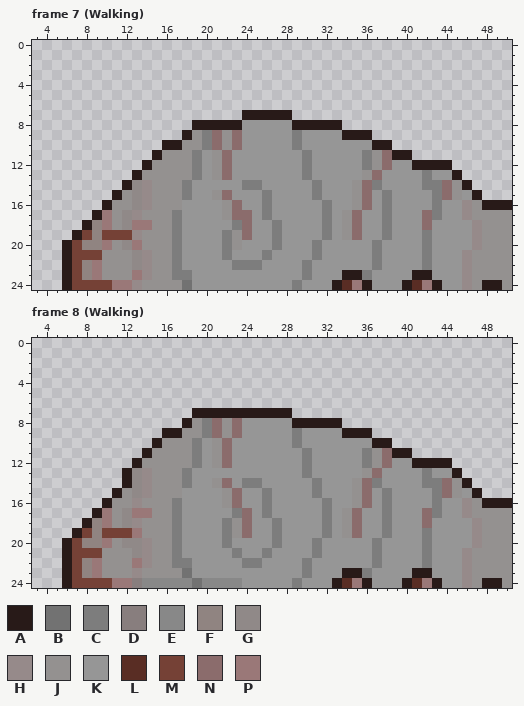
File history of a pixel-art file, Assets/Sprites/Enemies/Blusim Area/Queen Blusim/Queen Blusim.aseprite. Above, as it was before the edit.
80x32 pixels, 19 frames. Colours within 5 levels of each other are drawn and written as one. Shown: frame 7 (Walking): x 3..50, y 0..24; frame 8 (Walking): x 3..50, y 0..24. The commit also changed other frames or places, which this record leaves out.
Visible layers, top first: "Front Legs", "Body", "Rear Legs".
Palette (. is transparent): A #281a18  B #727272  C #7d7d7d  D #887e7e  E #888888  F #908481  G #908988  H #968a8a  J #949190  K #969696  L #592d24  M #754136  N #8b6c6c  P #9a7878
Pixels before, frame 7 (Walking), first column x 6:
 7 ..................AAAAA......................
 8 .............AAAAAKKKKKAAAAA.................
 9 ............AJCNJNKKKKKCKKKKAAA..............
10 ..........AAJJCNJNKKKKKCKKKKKKKAA............
11 .........AJJJCKJNKKKKKKKCKKKKKCJNAA..........
12 ........AJJJJCKJNKKKKKKKCKKKKKCJNKKAAAA......
13 .......AJJJJJCKJNKKKKKKKCKKKKKJNKKKKCKKA.....
14 ......AGHJJJCKKKKKCCKKKKKCKKKJNCKKKKCCNJA....
15 .....AJGHJJJCKKJNKKKCKKKKCKKKJNKCKKKKCNJKA...
16 ....AJJGHJJJKKKKJNKKCKKKKKCKKJNKCKKKKCKKHJAAA
17 ...APJGHJJJCKKKKJNNKCKKKKKCKJNKKCKKKNCKKHJJJJ
18 ..AFPJGPPJJCKKKKKCNKKCKKKKCKJNKKCKKKNKKKKHJJJ
19 .AMFMMMHJJJCKKKKCJNKKCKKKKCKJNKKCKKKCKKKKHJJJ
20 AMFFPJGPJJJCKKKKCJKKKCKKKCKKKKKCKKKKCKKKKHJJJ
21 AMMMJJJGHJJCKKKKCKKKCKKKKCKKKKKCKKKKCKKKHJJJJ
22 AMFPJJJGHJJCKKKKKCCCKKKKCKKKKKKCKKKKCKKKHJJJJ
23 AMFPJJJPHJJCCKKKKKKKKKKKCKKKAACKKKKAAKKKHJJJJ
24 AMMMMPPHJJJJBKKKKKKKKKKCKKKALPAKKKALPAKKHJAAJ
Pixels before, frame 8 (Walking), first column x 6:
 7 .............AAAAAAAAAA......................
 8 ............AJCNJNKKKKKAAAAA.................
 9 ..........AAJJCNJNKKKKKCKKKKAAA..............
10 .........AJJJCKJNKKKKKKCKKKKKKKAA............
11 ........AJJJJCKJNKKKKKKKCKKKKKCJNAA..........
12 .......AJJJJJCKJNKKKKKKKCKKKKKCJNKKAAAA......
13 ......AGHJJJCKKKKKKKKKKKCKKKKKJNKKKKCKKA.....
14 ......AGHJJJCKKJNKCCKKKKKCKKKJNCKKKKCCNJA....
15 .....AJGHJJJKKKKJNKKCKKKKCKKKJNKCKKKKCNJKA...
16 ....AJJHJJJCKKKKJNKKCKKKKKCKKJNKCKKKKCKKHJAAA
17 ...APJGPPJJCKKKKKCNKCKKKKKCKJNKKCKKKNCKKHJJJJ
18 ..AFPJGHJJJCKKKKCJNKKCKKKKCKJNKKCKKKNKKKKHJJJ
19 .AMFMMMPJJJCKKKKCJNKKCKKKKCKJNKKCKKKCKKKKHJJJ
20 AMFFPJGGHJJCKKKKCKKKKCKKKCKKKKKCKKKKCKKKKHJJJ
21 AMMMJJJGHJJCKKKKKCKKCKKKKCKKKKKCKKKKCKKKHJJJJ
22 AMFPJJJPHJJCCKKKKKCCKKKKCKKKKKKCKKKKCKKKHJJJJ
23 AMFPJJJHJJJJBKKKKKKKKKKKCKKKAACKKKKAAKKKHJJJJ
24 AMMMMPPDEEEEEBEEEEKKKKKCKKKALPAKKKALPAKKHJAAJ
After:
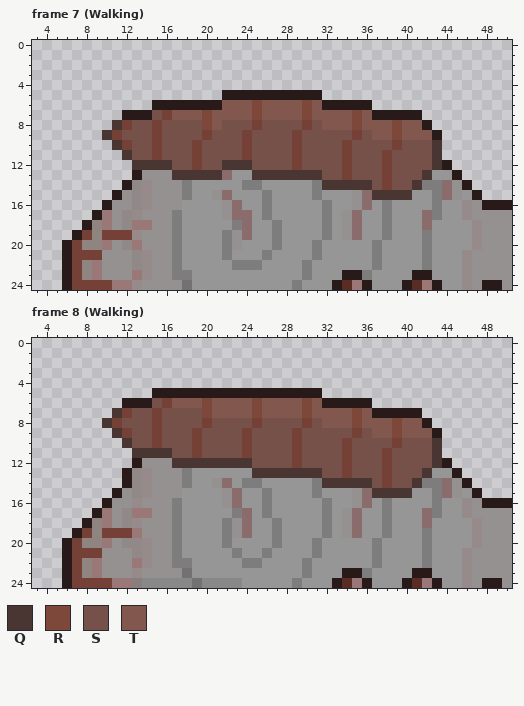
Colours new in this view: Q #493531  R #7d473a  S #75514a  T #82574d
Difference:
{"change": "layer \"Wings\" now shown"}
{"where": "frame 7 (Walking), layer \"Wings\""}
{"frame":7,"y":5,"x":22,"old":"..........","new":"AAAAAAAAAA"}
{"frame":7,"y":6,"x":15,"old":"......................","new":"AAAAAAATTTRTTTTRTAAAAA"}
{"frame":7,"y":7,"x":12,"old":"............AAAAA.............","new":"AAASMTTTRTTTTRTTTTRTTTTRTAAAAA"}
{"frame":7,"y":8,"x":11,"old":"........AAAAAKKKKKAAAAA.........","new":"QMSSMSSSSRTSSSMSSSSMSTTTRTTTRTTA"}
{"frame":7,"y":9,"x":10,"old":"........AJCNJNKKKKKCKKKKAAA.......","new":"QMSSSMSSSSMSSSMSSSSMSSSSSMSTTRTTTA"}
{"frame":7,"y":10,"x":11,"old":".....AAJJCNJNKKKKKCKKKKKKKAA.....","new":"QMSSMSSSMSSSSMSSSSMSSSSMSSSSMSSSQ"}
{"frame":7,"y":11,"x":12,"old":"...AJJJCKJNKKKKKKKCKKKKKCJNAA...","new":"QSSMSSSMSSSSMSSSSMSSSSMSSSMSSSSQ"}
{"frame":7,"y":12,"x":13,"old":".AJJJJCKJNKKKKKKKCKKKKKCJNKKAAA","new":"QQQQSSMSSQQQSSSSMSSSSMSSSMSSSSQ"}
{"frame":7,"y":13,"x":17,"old":"JJCKJ","new":"QQQQQ"}
{"frame":7,"y":13,"x":25,"old":"KKKKKCKKKKKJNKKKKC","new":"QQQQQQQSSMSSSMSSSQ"}
{"frame":7,"y":14,"x":32,"old":"KKKJNCKKKK","new":"QQQQQSMSSQ"}
{"frame":7,"y":15,"x":37,"old":"KCKK","new":"QQQQ"}
{"where": "frame 8 (Walking), layer \"Wings\""}
{"frame":8,"y":5,"x":15,"old":".................","new":"AAAAAAAAAAAAAAAAA"}
{"frame":8,"y":6,"x":12,"old":".........................","new":"AAASMTTTRTTTTRTTTTRTAAAAA"}
{"frame":8,"y":7,"x":11,"old":"........AAAAAAAAAA.............","new":"QMSSMSSSSRTTTTRTTTTRTTTTRTAAAAA"}
{"frame":8,"y":8,"x":10,"old":"........AJCNJNKKKKKAAAAA.........","new":"QMSSSMSSSSMSSSSMSSSSMSTTTRTTTRTTA"}
{"frame":8,"y":9,"x":11,"old":".....AAJJCNJNKKKKKCKKKKAAA.......","new":"QMSSMSSSMSSSSMSSSSMSSSSSMSTTRTTTA"}
{"frame":8,"y":10,"x":12,"old":"...AJJJCKJNKKKKKKCKKKKKKKAA.....","new":"QSSMSSSMSSSSMSSSSMSSSSMSSSSMSSSQ"}
{"frame":8,"y":11,"x":13,"old":".AJJJJCKJNKKKKKKKCKKKKKCJNAA...","new":"QQQQSSMSSSSMSSSSMSSSSMSSSMSSSSQ"}
{"frame":8,"y":12,"x":17,"old":"JJCKJNKKKKKKKCKKKKKCJNKKAAA","new":"QQQQQQQQSSSSMSSSSMSSSMSSSSQ"}
{"frame":8,"y":13,"x":25,"old":"KKKKKCKKKKKJNKKKKC","new":"QQQQQQQSSMSSSMSSSQ"}
{"frame":8,"y":14,"x":32,"old":"KKKJNCKKKK","new":"QQQQQSMSSQ"}
{"frame":8,"y":15,"x":37,"old":"KCKK","new":"QQQQ"}
{"label":"changed","picture_box":[102,90,442,200]}
{"label":"changed","picture_box":[102,388,442,498]}
